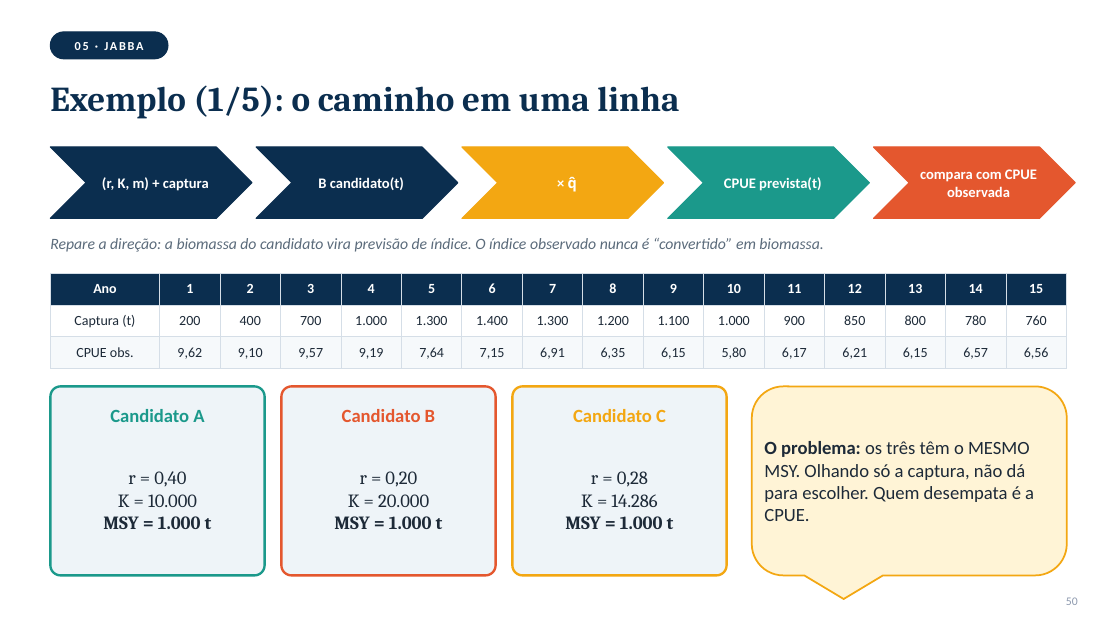
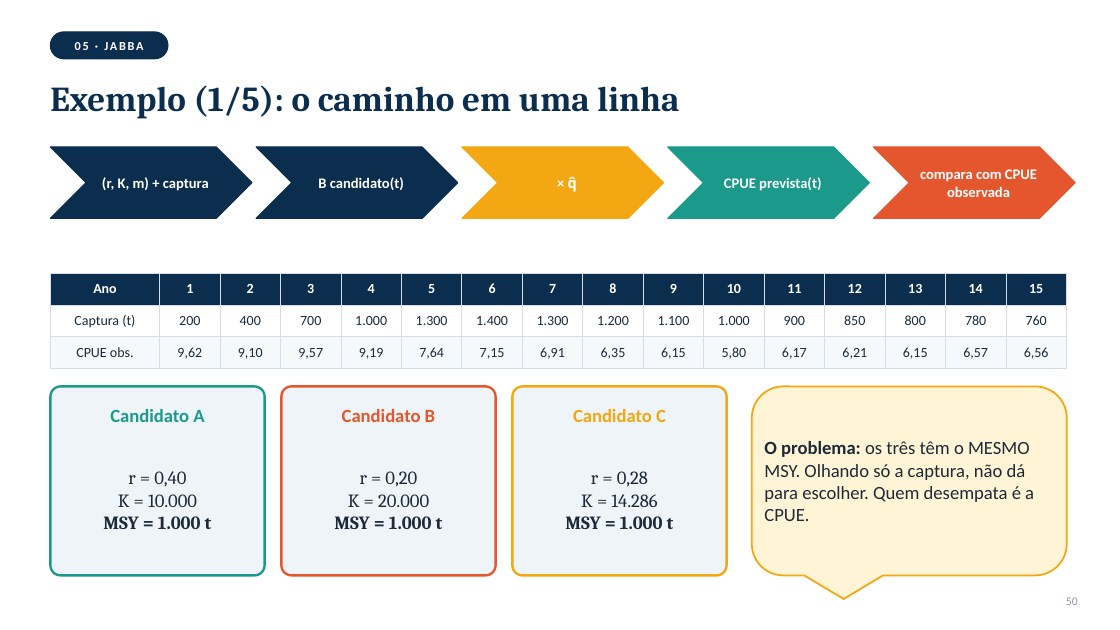
Before and after one commit to lucazsilva/Cabo-Verde---Stock-Assessment, a slide deck: slide 49 of Capacitação/Stock_Assessment_Methods_final.pptx. Drawn at 1120x630 pixels with LibreOffice and Linux fonts; fonts in the diff are those of the drawing. Boxes give left, top, right and bottom in pixels: in the first picture for what was removed or moved away, otherwise in the second. Text is boxed around its words. In the diff, an @@ line names an element or a change of style, - is before the commit and + after.

```diff
--- a/Capacitação/Stock_Assessment_Methods_final.pptx
+++ b/Capacitação/Stock_Assessment_Methods_final.pptx
@@ text removed at <box>50,238,823,252</box> @@
-Repare a direção: a biomassa do candidato vira previsão de índice. O índice observado nunca é “convertido” em biomassa.
```
Also in this commit, not shown: 1 other slide changed, 8 other files.
